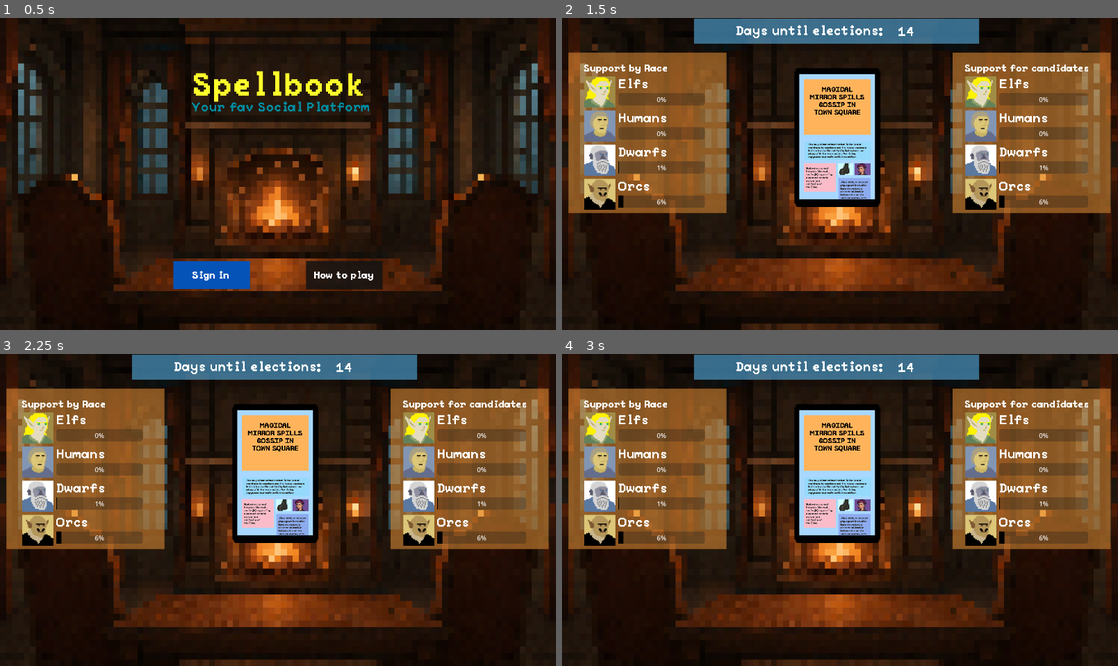
Above: before the commit, frames 1-4 (two rows, left to right).
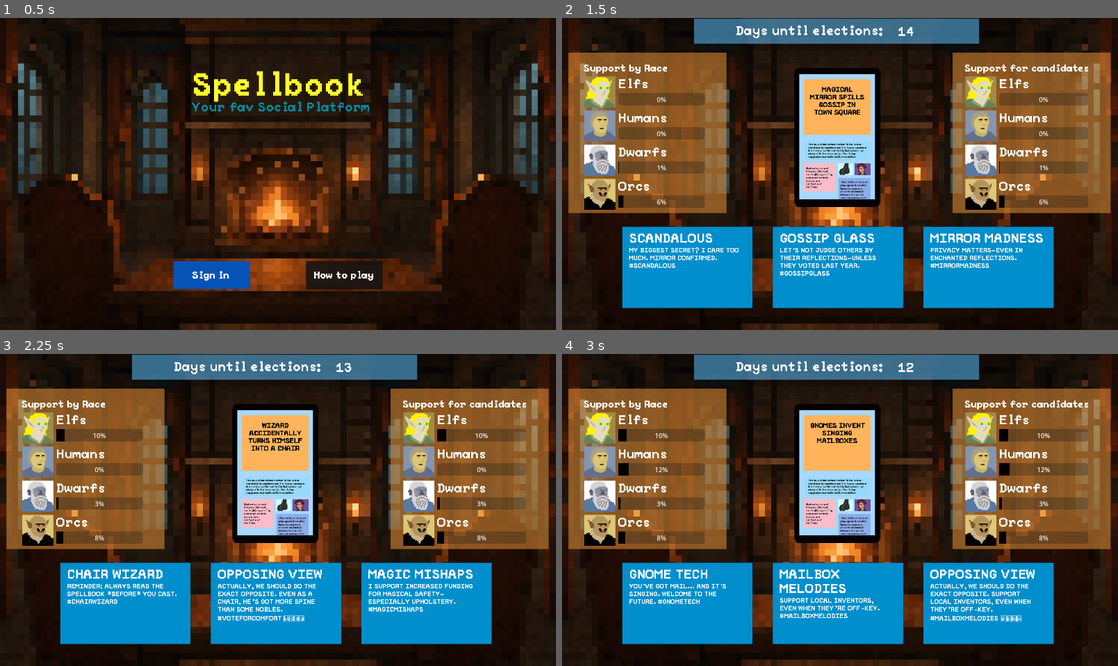
Above: after the commit, the same moments.

Repository: WhatYouFormaggiKindOfPizza/game
Game: Godot game, scene res://scenes/game.tscn
Two runs of this game, one before a commit and one after it. Both use one fixed random seed, a clock stepped at 60 frames per second and the inputs below.
Inputs (mouse positions are in pixels of both pictures, inside the frame that each line leads up to):
- Up to frame 1 (0.5 s): no input
- Up to frame 2 (1.5 s): click "Sign in" at 0.5 s; click (689, 267) at 1.27 s
- Up to frame 3 (2.25 s): click (127, 603) at 2.02 s
- Up to frame 4 (3 s): click (689, 603) at 2.77 s

Frame 1 is identical in both runs. In frame 2, 19% of the frame differs, in the area x 10-89%, y 66-94%; in frame 3, 19%; in frame 4, 19%, in the area x 10-89%, y 2-94%.

Commit message:
Refactor naming and components responsibilities

Diff:
--- a/project.godot
+++ b/project.godot
@@ -17,9 +17,9 @@
 
 [autoload]
 
+GameManager="*res://scripts/managers/game_manager.gd"
+SceneManager="*res://scripts/managers/scene_manager.gd"
 SoundManager="*res://scripts/managers/sound_manager.gd"
-SceneManager="*res://scripts/managers/scene_manager.gd"
-GameManager="*res://scripts/managers/game_manager.gd"
 
 [display]
 
--- a/scenes/game.tscn
+++ b/scenes/game.tscn
@@ -1,26 +1,9 @@
-[gd_scene load_steps=8 format=3 uid="uid://cmiqiuj17qh2n"]
+[gd_scene load_steps=3 format=3 uid="uid://cmiqiuj17qh2n"]
 
 [ext_resource type="PackedScene" uid="uid://dlbpqwf70tpg4" path="res://scenes/screens/start_screen.tscn" id="1_u5sy4"]
-[ext_resource type="PackedScene" uid="uid://ba4q4t8ckjmi0" path="res://scenes/screens/game_screen.tscn" id="5_p57ef"]
-[ext_resource type="PackedScene" uid="uid://bj0a4yagnp3yd" path="res://scenes/screens/week_end_screen.tscn" id="11_kvpfn"]
-[ext_resource type="PackedScene" uid="uid://cun81plm88yy6" path="res://scenes/screens/how_to_play_pop_up.tscn" id="12_dinhu"]
-[ext_resource type="PackedScene" uid="uid://cgvh6br7q6txe" path="res://scenes/screens/win_screen.tscn" id="13_kvuet"]
-[ext_resource type="PackedScene" uid="uid://btv8yl3etccs6" path="res://scenes/screens/lose_screen.tscn" id="14_trtic"]
 [ext_resource type="AudioStream" uid="uid://c4ok8y25lb0qw" path="res://assets/fantasy-medieval-epic-music-239599.mp3" id="16_ca42v"]
 
 [node name="Game" type="Node2D"]
-
-[node name="GameScreen" parent="." instance=ExtResource("5_p57ef")]
-unique_name_in_owner = true
-visible = false
-
-[node name="WeekEndScreen" parent="." instance=ExtResource("11_kvpfn")]
-unique_name_in_owner = true
-visible = false
-
-[node name="HowToPlayPopUp" parent="." instance=ExtResource("12_dinhu")]
-unique_name_in_owner = true
-visible = false
 
 [node name="StartScreen" parent="." instance=ExtResource("1_u5sy4")]
 unique_name_in_owner = true
@@ -33,14 +16,6 @@
 grow_horizontal = 1
 grow_vertical = 1
 
-[node name="WinScreen" parent="." instance=ExtResource("13_kvuet")]
-unique_name_in_owner = true
-visible = false
-
-[node name="LoseScreen" parent="." instance=ExtResource("14_trtic")]
-unique_name_in_owner = true
-visible = false
-
 [node name="AudioStreamPlayer2D" type="AudioStreamPlayer2D" parent="."]
 stream = ExtResource("16_ca42v")
 autoplay = true
--- a/scripts/board.gd
+++ b/scripts/board.gd
@@ -10,5 +10,5 @@
 	GameManager.instance.begin_round_signal.connect(change_week_number)
 
 
-func change_week_number(week_number: int) -> void:
-	week_number_label.text = str(week_number)
+func change_week_number(round_no: int) -> void:
+	week_number_label.text = str(round_no)
--- a/scripts/managers/game_manager.gd
+++ b/scripts/managers/game_manager.gd
@@ -1,4 +1,7 @@
 extends ManagerBase
+
+const TURNS_IN_ROUND: int = 7
+const TURNS_MAX: int = 16
 
 
 var entities_store: EntitiesStore = load("res://scenes/stores/entities.tscn").instantiate()
@@ -6,7 +9,6 @@
 
 
 @export var max_resolutions_per_week: int = 2
-@export var max_turns: int = 16 #TODO: use in turn_end()
 @export var show_logs: bool = true
 @export var posts_json_path: String = "res://data/posts.json"
 @export var events_json_path: String = "res://data/events.json"
@@ -21,13 +23,13 @@
 
 var week_data: WeekData = WeekData.new()
 
-
-var day: int = 0
-
-signal begin_round_signal(week_number: float)
-signal end_round_signal(week_number: float)
-signal begin_turn_signal()
-signal end_turn_signal()
+var current_turn: int = 0
+var current_round: int = 0
+
+signal begin_round_signal(round: int)
+signal end_round_signal(round: int)
+signal begin_turn_signal(turn: int)
+signal end_turn_signal(turn: int)
 
 
 
@@ -132,10 +134,8 @@
 		print("Post: " + p.title + " with ID: " + str(p.id))
 
 
+# entry point for game loop
 func start_game() -> void:
-	SceneManager.instance.load_scene(SceneManager.game_screen)
-	week_data.set_start_week_entity_groups(entities_store.entity_groups)
-
 	if show_logs:
 		print("Game started")
 
@@ -150,22 +150,22 @@
 
 	current_event.is_available = false
 
-	# increment day
-	day += 1
-	if show_logs:
-		print("Next turn started. Day: " + str(day))
+	# increment current_turn
+	current_turn += 1
+	if show_logs:
+		print("Next current_turn started. Day: " + str(current_turn))
 
 	# emit signal
-	begin_turn_signal.emit()
+	begin_turn_signal.emit(current_turn)
 
 	# TODO: send player messages from lobbyists
 
 
 func end_turn() -> void:
 	if show_logs:
-		print("Ending turn...")
-
-	end_turn_signal.emit()
+		print("Ending current_turn...")
+
+	end_turn_signal.emit(current_turn)
 
 	#handles opponents actions
 	handle_opponents_actions();
@@ -173,30 +173,33 @@
 	vote_simulator.update_support_history(entities_store.candidates)
 	run_support_simulation()
 
-	if day >= max_turns:
+	if current_turn >= TURNS_MAX:
 		end_game()
 
-	elif day % 7 == 0:
+	elif current_turn % TURNS_IN_ROUND == 0:
 		end_round()
 	else:
 		next_turn()
 
 func next_round() -> void:
-	SceneManager.instance.load_scene(SceneManager.game_screen)
-	begin_round_signal.emit((day / 7.0) + 1)
+	current_round += 1
+	if show_logs:
+		print("Next current_round started. Week: " + str(current_round))
+
+	begin_round_signal.emit(current_round)
 
 	run_support_simulation()
 	week_data.clear()
 	week_data.set_start_week_entity_groups(entities_store.entity_groups)
+
+	SceneManager.instance.load_scene(SceneManager.game_screen)
 	next_turn()
 
 func end_round() -> void:
-	SceneManager.instance.load_scene(SceneManager.week_end_screen)
-
-	var week_number = int(day / 7.0)
-	if show_logs:
-		print("Round ended. Week: " + str(week_number))
-
+	if show_logs:
+		print("Round ended. Week: " + str(current_round))
+
+	end_round_signal.emit(current_round)
 
 	# # Get some random event resolutions
 	# var number_of_resolutions = RandomNumberGenerator.new().randi_range(1, max_resolutions_per_week)
@@ -212,22 +215,13 @@
 	# 		print("Event Resolution: " + str(er))
 	# 	#HERE
 
-	end_round_signal.emit((day / 7.0) + 1)
-
-
-
-	#show week summary (relationships changes of all pretenders)
-	var actual_week_supp_difrence = []
-	for king in entities_store.candidates:
-		actual_week_supp_difrence.append(vote_simulator.show_week_supp_difrence(king, week_number))
-
-	if show_logs:
-		print("Week support differences: " + str(actual_week_supp_difrence))
+	SceneManager.instance.load_scene(SceneManager.week_end_screen)
+
 
 
 func end_game() -> void:
 	if show_logs:
-		print("Game ended after " + str(day) + " days.")
+		print("Game ended after " + str(current_turn) + " days.")
 
 	var has_player_won = false
 
--- a/scripts/managers/scene_manager.gd
+++ b/scripts/managers/scene_manager.gd
@@ -8,6 +8,10 @@
 var lose_screen: String = "res://scenes/screens/lose_screen.tscn"
 
 
+func _init() -> void:
+	super._init()
+
+
 func load_scene(scene_path: String) -> void:
 	if not ResourceLoader.exists(scene_path):
 		push_error("Scene not found: " + scene_path)
--- a/scripts/rel_bar_container.gd
+++ b/scripts/rel_bar_container.gd
@@ -29,7 +29,7 @@
 		relBar.init(show_week_changed)
 		relBar.object = object
 		relBar.load_data_from_object()
-		relBar.update_week_change(GameManager.instance.week_data)
+		relBar.update_week_change() # <---- this makes troubles with week_data (too early trying to access it)
 		box_container.add_child(relBar)
 
 
@@ -37,7 +37,7 @@
 	for relBar in box_container.get_children():
 		if(relBar is RelationshipBar):
 			relBar.load_data_from_object()
-			relBar.update_week_change(GameManager.instance.week_data)
+			relBar.update_week_change()
 
 func clear_container() -> void:
 	for child in box_container.get_children():
--- a/scripts/relationship_bar.gd
+++ b/scripts/relationship_bar.gd
@@ -35,21 +35,21 @@
 		progress_bar.value = object.current_support_percent
 		label.text = object.king_name
 
-func refresh() -> void:
+func refresh(_turn: int) -> void:
 	load_data_from_object()
-	update_week_change(GameManager.instance.week_data)
+	update_week_change()
 	pass
 
-func update_week_change(week_data: WeekData) -> void:
+func update_week_change() -> void:
 	if(object is EntityGroup):
 		var current_value: int = object.get_player_relationship_value()
-		var start_value: int = week_data.get_prev_player_relationship_value(object)
+		var start_value: int = GameManager.instance.week_data.get_prev_player_relationship_value(object)
 
 		var change = current_value - start_value
 		set_change_value_label(change)
-	if(object is Candidate && GameManager.instance.day%7 == 0 && GameManager.instance.day != 0):
+	if(object is Candidate && GameManager.instance.current_turn%7 == 0 && GameManager.instance.current_turn != 0):
 		var current_value: float = object.current_support_percent
-		var start_value: float = GameManager.instance.vote_simulator.show_support_history_percetages(object, GameManager.instance.day - 7)
+		var start_value: float = GameManager.instance.vote_simulator.show_support_history_percetages(object, GameManager.instance.current_turn - 7)
 
 		var change = current_value - start_value
 		set_change_value_label(change)
--- a/scripts/screens/game_screen.gd
+++ b/scripts/screens/game_screen.gd
@@ -12,14 +12,14 @@
 	GameManager.instance.begin_turn_signal.connect(_on_turn_begin)
 
 
-func _on_turn_begin() -> void:
+func _on_turn_begin(_turn: int) -> void:
 	_update_days_until()
 	phone.load_and_display_event(GameManager.instance.current_event.id)
 	_handle_turn_event()
 
 
 func _update_days_until() -> void:
-	days_until.set_days(GameManager.instance.day, GameManager.instance.max_turns)
+	days_until.set_days(GameManager.instance.current_turn, GameManager.TURNS_MAX)
 
 
 func _handle_turn_event() -> void:
--- a/scripts/vote_simulator.gd
+++ b/scripts/vote_simulator.gd
@@ -55,14 +55,14 @@
 		support_history[c.id].append(support)
 
 #zwraca jakie poparcie mial krol candidate w turze turn
-func show_support_history(candidate: Candidate, turn: int) -> int:
+func get_support_history(candidate: Candidate, turn: int) -> int:
 	return support_history[candidate.id][turn]
 
 #zwraca jakie procentowe poparcie mial krol candidate w turze turn
-func show_support_history_percetages(candidate: Candidate, turn: int) -> float:
+func get_support_history_percentages(candidate: Candidate, turn: int) -> float:
 	return float(support_history[candidate.id][turn])/float(num_voters) * 100
 
 #zwraca roznice poparcia krola candidate w rundzie week
-func show_week_supp_difrence(candidate: Candidate, week: int) -> int:
+func get_week_support_diff(candidate: Candidate, week: int) -> int:
 	var supp_dif: int = support_history[candidate.id][week*7-1] - support_history[candidate.id][week*7 - 7]
 	return supp_dif
